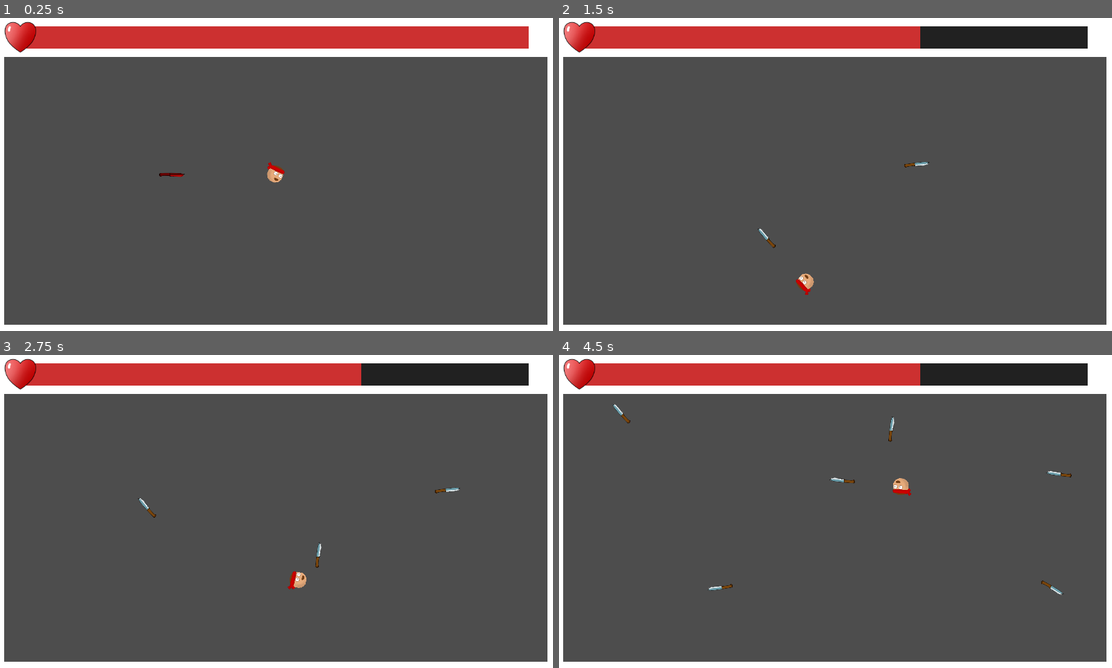
Above: before the commit, frames 1-4 (two rows, left to right).
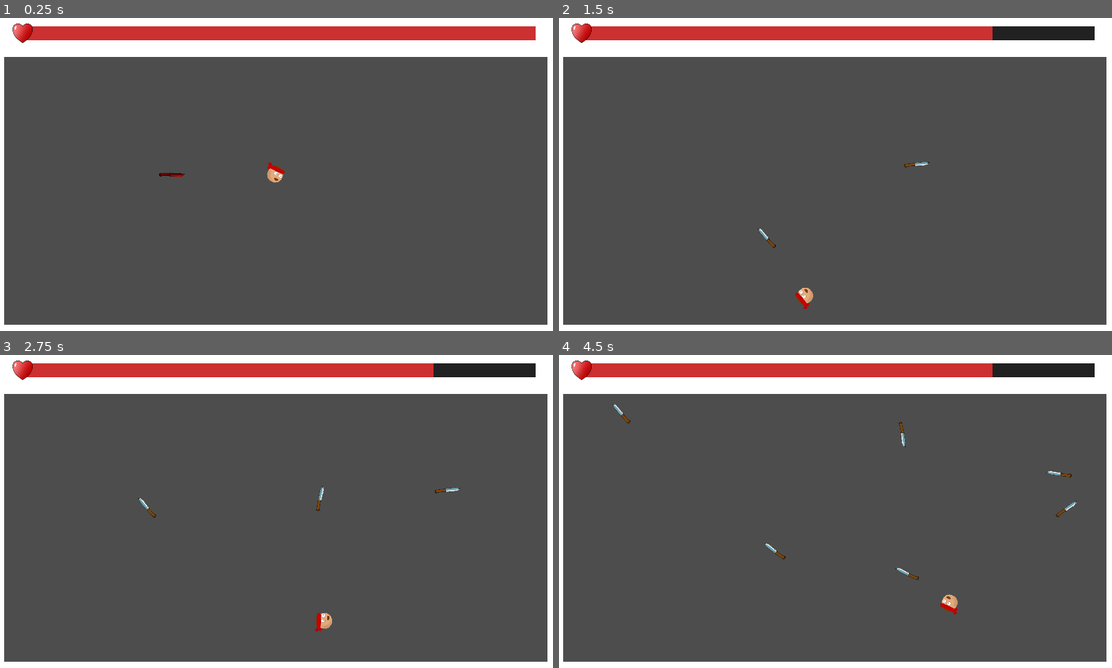
Above: after the commit, the same moments.

Repository: RoshanDavis/Dagger-Dodge-Godot-Project
Game: Godot game, scene res://scenes/game.tscn
Two runs of this game, one before a commit and one after it. Both use one fixed random seed, a clock stepped at 60 frames per second and the inputs below.
Inputs (mouse positions are in pixels of both pictures, inside the frame that each line leads up to):
- Up to frame 1 (0.25 s): no input
- Up to frame 2 (1.5 s): move the mouse to (957, 158) at 0.52 s; click (957, 158) at 0.6 s; move the mouse to (724, 190) at 1.27 s; click (724, 190) at 1.35 s
- Up to frame 3 (2.75 s): move the mouse to (331, 442) at 2.02 s; click (331, 442) at 2.1 s
- Up to frame 4 (4.5 s): move the mouse to (807, 574) at 2.77 s; click (807, 574) at 2.85 s; move the mouse to (1001, 558) at 3.52 s; click (1001, 558) at 3.6 s; move the mouse to (669, 464) at 4.27 s; click (669, 464) at 4.35 s

The runs differ from the first frame. In frame 1, 2.7% of the frame differs, in the area x 0-97%, y 1-12%; in frame 2, 3.6%; in frame 3, 3.7%; in frame 4, 4.0%, in the area x 0-97%, y 1-83%.

Commit message:
improved player movement

Diff:
--- a/scenes/dagger.tscn
+++ b/scenes/dagger.tscn
@@ -12,6 +12,7 @@
 
 [node name="Dagger" type="CharacterBody2D" groups=["dagger"]]
 scale = Vector2(0.5, 0.5)
+motion_mode = 1
 script = ExtResource("1_mtrjy")
 
 [node name="Dagger" type="Sprite2D" parent="."]
@@ -29,4 +30,10 @@
 position = Vector2(2, 1.5)
 shape = SubResource("RectangleShape2D_lfkje")
 
+[node name="Timer" type="Timer" parent="."]
+wait_time = 0.1
+one_shot = true
+autostart = true
+
 [connection signal="area_entered" from="Hitbox" to="." method="_on_area_2d_area_entered"]
+[connection signal="timeout" from="Timer" to="." method="_on_timer_timeout"]
--- a/scenes/game.tscn
+++ b/scenes/game.tscn
@@ -38,5 +38,6 @@
 [node name="HealthBar" parent="." instance=ExtResource("4_iuutx")]
 offset_left = -515.0
 offset_top = -307.0
-offset_right = -627.0
+offset_right = -19.0
 offset_bottom = -909.0
+scale = Vector2(0.639999, 0.639999)
--- a/scripts/dagger.gd
+++ b/scripts/dagger.gd
@@ -1,6 +1,9 @@
 extends CharacterBody2D
 
+var invincibile = true
+
 @export var speed:float = 300
+@export var damage = 1
 
 func _ready():
 	velocity = global_transform.basis_xform(Vector2.RIGHT * speed)
@@ -15,9 +18,15 @@
 		rotation = velocity.angle()
 
 func take_damage(health):
-	$HealthComponent.take_damage(health)
+	if not invincibile:
+		$HealthComponent.take_damage(health)
 
 
 func _on_area_2d_area_entered(area):
-	if area.is_in_group("player") or area.is_in_group("dagger"):
-		area.get_parent().take_damage(1)
+	if area.is_in_group("player") and not invincibile:
+		area.get_parent().take_damage(damage)
+	if area.is_in_group("dagger"):
+		area.get_parent().take_damage(damage)
+
+func _on_timer_timeout():
+	invincibile = false
--- a/scripts/player.gd
+++ b/scripts/player.gd
@@ -1,16 +1,18 @@
 extends CharacterBody2D
 
+
 var dagger
+@export var health = 5
 @export var recoilSpeed = 500
 @export var speed = 200
-@export var recoilFactor = 2
+@export var drag = 1
 
 func _ready():
 	velocity = Vector2(0,0)
 	dagger = preload("res://scenes/dagger.tscn")
-	$HealthComponent.set_initial_health(3)
-	get_parent().set_max_health(3)
-	get_parent().set_current_health(3)
+	$HealthComponent.set_initial_health(health)
+	get_parent().set_max_health(health)
+	get_parent().set_current_health(health)
 
 func _physics_process(delta):
 	movement(delta)
@@ -22,11 +24,12 @@
 		daggerInstance.position = $FirePoint.global_position
 		daggerInstance.rotation = rotation
 		get_tree().get_root().get_node("Game").add_child(daggerInstance)
-		velocity = global_transform.basis_xform(Vector2.LEFT * recoilSpeed)
+
+		velocity = velocity + global_transform.basis_xform(Vector2.LEFT * recoilSpeed)
 
 	if velocity.length() > speed:
-		velocity -= velocity * delta
-	print_debug(velocity.length())
+		velocity -= velocity * drag * delta
+
 	var collision = move_and_collide(velocity * delta)
 	if collision:
 		velocity = velocity.bounce(collision.get_normal())
